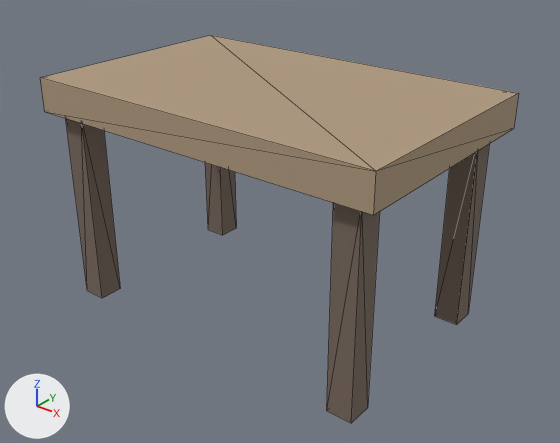
Renders of the glTF model assets/env/town/house_interior/table_small.glb from each side of a commit.
One viewpoint serves both versions: a 50 mm lens placed at (1.592, -1.947, 1.556), pointed at (0.048, -0.016, 0.359). The lights are fixed; the arrows at lower left show +X, +Y and +Z. The first picture is the older version. Mesh edges are drawn as thin lines. Vertices at exactly the same position are counted once.

In view in the first picture: 'table_small'.
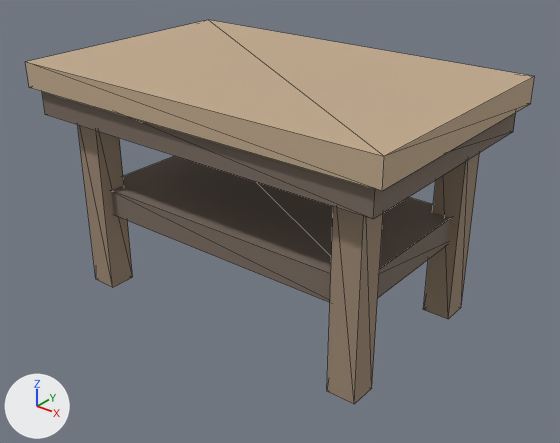
The change in detail:
Material 'wood_light' (mat_wood_light) changes colour from beige #af997e to beige #c1aa8d; in linear values from (0.43, 0.32, 0.21) to (0.533, 0.4, 0.267).
In material 'wood_light' (mat_wood_light), roughness goes from 0.88 to 0.92.
Material 'wood_dark' (mat_wood_dark) changes colour from brown #79695d to brown #7c6d62; in linear values from (0.19, 0.14, 0.11) to (0.2, 0.153, 0.122).
In material 'wood_dark' (mat_wood_dark), roughness goes from 0.88 to 0.92.
Material 'wood' (mat_wood) is new.
Its base color is (0.341, 0.251, 0.176) (brown #9e8974).
Its roughness is 0.92.
me_table_small is used by ob_table_small; location (0.0, 0.0, 0.0).
me_table_small had 40 vertices, 60 faces and spanned x -0.675..0.675, y -0.425..0.425, z 0.0..0.84.
me_table_small no longer uses material mat_wood_light (beige #af997e).
me_table_small no longer uses material mat_wood_dark (brown #79695d).
me_table_small now has 32 vertices, 48 faces and spans x -0.6..0.6, y -0.35..0.35, z 0.04..0.76.
me_table_small part 1: a new loose piece, a box spanning x -0.6..-0.5, y -0.35..-0.25, z 0.04..0.76, in mat_wood (brown #9e8974).
me_table_small part 2: a new loose piece, a box spanning x 0.5..0.6, y 0.25..0.35, z 0.04..0.76, in mat_wood (brown #9e8974).
me_table_small part 3: a new loose piece, a box spanning x 0.5..0.6, y -0.35..-0.25, z 0.04..0.76, in mat_wood (brown #9e8974).
me_table_small part 4: the loose piece of 8 vertices spanning x -0.675..0.675, y -0.425..0.425, z 0.72..0.84 is deleted.
me_table_small part 5: the loose piece of 8 vertices spanning x 0.525..0.615, y -0.385..-0.295, z 0.0..0.72 is deleted.
me_table_small part 6: the loose piece of 8 vertices spanning x -0.615..-0.525, y 0.295..0.385, z 0.0..0.72 is deleted.
me_table_small part 7: the loose piece of 8 vertices spanning x -0.615..-0.525, y -0.385..-0.295, z 0.0..0.72 is deleted.
me_table_small part 8: the loose piece of 8 vertices spanning x 0.525..0.615, y 0.295..0.385, z 0.0..0.72 is deleted.
Other edits to the shape of me_table_small do not show in these pictures.
me_table_small gains material mat_wood (brown #9e8974).
Mesh me_table_small_wood_light is new.
It is a box spanning x -0.71..0.71, y -0.45..0.45, z 0.805..0.895.
It uses material mat_wood_light (beige #c1aa8d).
Mesh me_table_small_wood_dark is new.
It consists of a box spanning x -0.675..0.675, y -0.425..0.425, z 0.71..0.83; a box spanning x -0.57..0.57, y -0.31..0.31, z 0.33..0.43.
It uses material mat_wood_dark (brown #7c6d62).
Object 'wood_light' (ob_wood_light) is new; it shows me_table_small_wood_light.
Its location is (0.0, 0.0, 0.0).
Object 'wood_dark' (ob_wood_dark) is new; it shows me_table_small_wood_dark.
Its location is (0.0, 0.0, 0.0).

Boxes [x1, y1, x2, y2] around the edits, measured in the pictures (560 x 443 px):
'table_small', recoloured, surface changed, reshaped
    before: [40, 35, 519, 423]
    after: [77, 125, 480, 404]
'wood_light', added (beige)
    after: [25, 20, 535, 191]
'wood_dark', added (brown)
    after: [42, 92, 516, 303]
part 1 of me_table_small, added (brown)
    after: [77, 125, 133, 287]
part 2 of me_table_small, added (brown)
    after: [423, 153, 480, 319]
part 3 of me_table_small, added (brown)
    after: [327, 206, 383, 404]
part 4 of me_table_small, deleted (beige)
    before: [40, 35, 519, 215]
part 5 of me_table_small, deleted (brown)
    before: [327, 203, 380, 423]
part 6 of me_table_small, deleted (brown)
    before: [205, 162, 236, 235]
part 7 of me_table_small, deleted (brown)
    before: [66, 119, 120, 298]
part 8 of me_table_small, deleted
    before: [435, 144, 489, 324]
